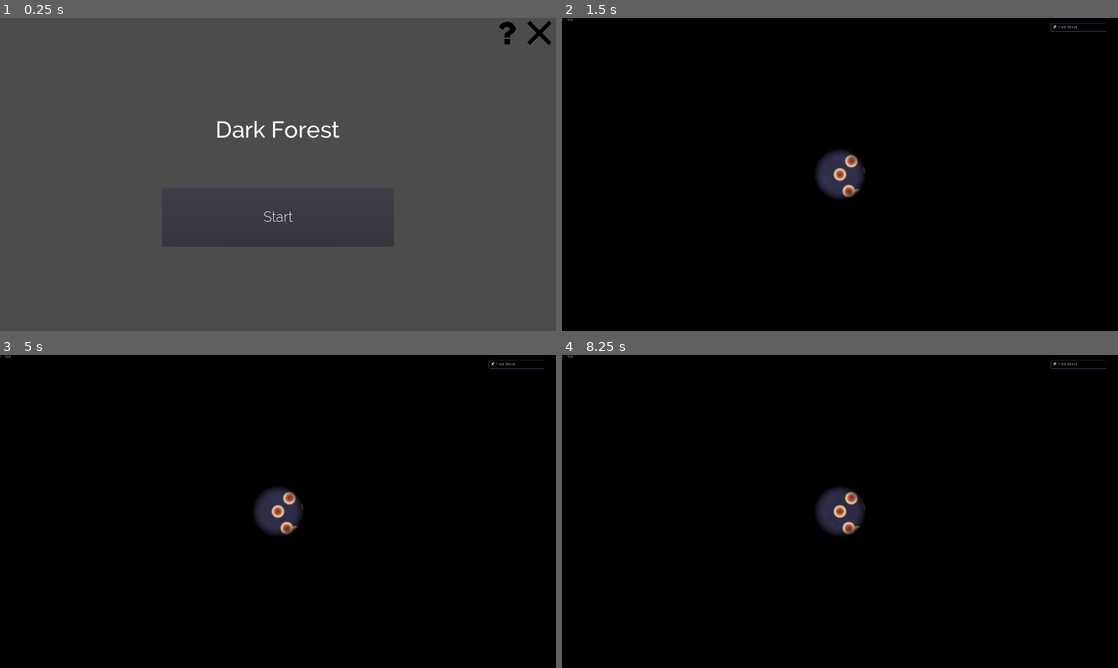
Above: before the commit, frames 1-4 (two rows, left to right).
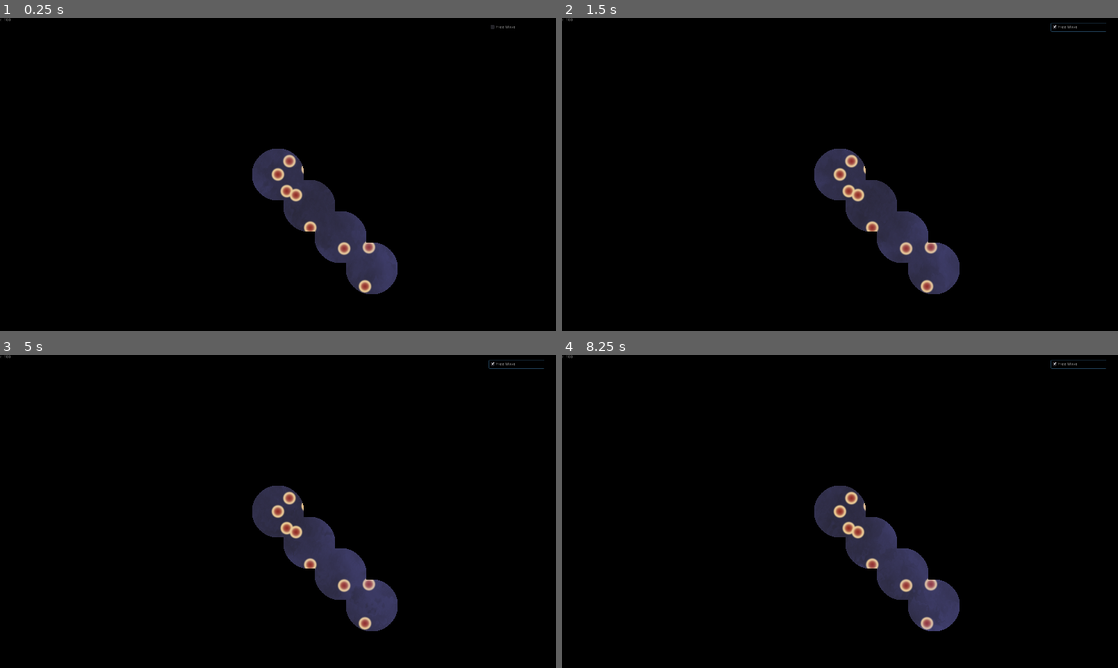
Above: after the commit, the same moments.

Repository: WeLoveGodot/GameOff2019
Game: Godot game, scene res://scene/Game.tscn
Same seed, same stepped clock (60 frames per second), same inputs: the game is played once before the commit and once after it. Before the commit the project starts from res://scene/Menu.tscn.
Inputs (mouse positions are in pixels of both pictures, inside the frame that each line leads up to):
- Up to frame 1 (0.25 s): no input
- Up to frame 2 (1.5 s): click (840, 218) at 0.5 s, where only the run before the commit has a clickable "Start"; click "Free Move" at 1.25 s
- Up to frame 3 (5 s): click "Free Move" at 2 s; click "Free Move" at 2.75 s; tap Enter at 3.5 s; move the mouse to (400, 495) at 3.52 s; click (400, 495) at 3.67 s; tap Space at 4.25 s; move the mouse to (166, 527) at 4.27 s; click (166, 527) at 4.42 s
- Up to frame 4 (8.25 s): tap Enter at 5, 6.5 s; move the mouse to (895, 442) at 5.02 s; click (895, 442) at 5.17 s; tap Space at 5.75, 7.25 s; move the mouse to (812, 574) at 5.77 s; click (812, 574) at 5.92 s; move the mouse to (1006, 558) at 6.52 s; click (1006, 558) at 6.67 s; move the mouse to (673, 464) at 7.27 s; click (673, 464) at 7.42 s; move the mouse to (867, 511) at 8.02 s; click (867, 511) at 8.17 s

The runs differ from the first frame. In frame 1, 97% of the frame differs, in the area x 0-100%, y 0-100%; in frame 2, 3.8%; in frame 3, 3.8%; in frame 4, 3.8%.

Commit message:
feat(game mask): finish mask technology

Diff:
--- /dev/null
+++ b/Holes.gd
@@ -0,0 +1,51 @@
+extends Node2D
+
+# 用texture存洞的信息
+
+const MAX_HOLE = 128
+var holes = []
+var it = ImageTexture.new()
+var image = Image.new()
+var stream = StreamPeerBuffer.new()
+var mat
+var bytes = PoolByteArray([])
+
+var saved = false
+# Called when the node enters the scene tree for the first time.
+func _ready():
+  # test preformance
+  mat = $Rect.get_material()
+  for i in range(4):
+    holes.append({"pos": Vector2(i * 120, i * 120), "r": 100.0})
+  pack_holes()
+
+# Called every frame. 'delta' is the elapsed time since the previous frame.
+func _process(delta):
+  pack_holes()
+
+func pack_float(x: float):
+  stream.clear()
+  stream.put_float(x)
+  stream.seek(0)
+  for i in range(4):
+    bytes.append(stream.get_8())
+
+func pack_holes():
+  # image.lock()
+  # image.fill(Color("#000000"))
+  # image.unlock()
+  bytes = PoolByteArray([])
+  for i in range(holes.size()):
+    var hole = holes[i]
+    pack_float(hole["r"])
+    pack_float(hole["pos"].x)
+    pack_float(hole["pos"].y)
+  while bytes.size() < 3 * 4 * MAX_HOLE:
+    bytes.append(0)
+  image.create_from_data(MAX_HOLE, 1, false, Image.FORMAT_RGBF, bytes)
+  if !saved:
+    image.save_png("res://resource/texture/test.png")
+    saved = true
+  it.create_from_image(image)
+  $Sprite.texture = it
+  mat.set_shader_param("holes_tex", it)
--- a/project.godot
+++ b/project.godot
@@ -16,7 +16,7 @@
 [application]
 
 config/name="New Game Project"
-run/main_scene="res://scene/Menu.tscn"
+run/main_scene="res://scene/Game.tscn"
 config/icon="res://resource/art/icon.png"
 
 [autoload]
--- /dev/null
+++ b/resource/shader/Holes.shader
@@ -0,0 +1,34 @@
+shader_type canvas_item;
+
+uniform vec4 color;
+uniform sampler2D holes_tex;
+uniform float fdr = 0.05;
+uniform uint s;
+
+float get_r(vec4 hole) {
+	return hole.r;
+}
+
+vec2 get_pos(vec4 hole) {
+	return hole.gb;
+}
+
+void fragment() {
+	bool is_in = false;
+	ivec2 size = textureSize(holes_tex, 0); // assert(size.y == 1);
+	//COLOR = vec4(float(size.y) / float(1536), 1.0, 1.0, 1.0);
+
+	for (int i = 0; i < size.x; i++ ) {
+		vec4 hole = texelFetch(holes_tex, ivec2(i, 0), 0);
+		float r = get_r(hole);
+		float r2 = float(r) / float(s);
+		vec2 pos = get_pos(hole);
+		vec2 pos2 = vec2(pos) / float(s) + vec2(0.5, 0.5); // map (0, 0) to (0.5, 0.5)
+
+		if (distance(pos2, UV) < r2) {
+			is_in = true;
+			break;
+		}
+	}
+	COLOR = vec4(color.rgb, is_in ? 0.0 : 1.0);
+}
--- a/scene/Game.tscn
+++ b/scene/Game.tscn
@@ -6,7 +6,8 @@
 [ext_resource path="res://resource/raw_fonts/Raleway/Raleway-Regular.ttf" type="DynamicFontData" id=4]
 [ext_resource path="res://resource/shader/field.material" type="Material" id=5]
 [ext_resource path="res://scene/RangeDrawer.gd" type="Script" id=6]
-[ext_resource path="res://scene/DebugUI.gd" type="Script" id=7]
+[ext_resource path="res://scene/Holes.tscn" type="PackedScene" id=7]
+[ext_resource path="res://scene/DebugUI.gd" type="Script" id=8]
 
 [sub_resource type="DynamicFont" id=1]
 size = 32
@@ -46,6 +47,7 @@
 text = "Game Scene"
 
 [node name="RangeDrawer" type="ColorRect" parent="."]
+visible = false
 material = ExtResource( 5 )
 margin_left = -2048.0
 margin_top = -2048.0
@@ -54,6 +56,8 @@
 color = Color( 0, 0, 0, 1 )
 script = ExtResource( 6 )
 
+[node name="Holes" parent="." instance=ExtResource( 7 )]
+
 [node name="Tween" type="Tween" parent="."]
 
 [node name="DebugUI" type="CanvasLayer" parent="."]
--- /dev/null
+++ b/scene/Holes.tscn
@@ -0,0 +1,26 @@
+[gd_scene load_steps=5 format=2]
+
+[ext_resource path="res://Holes.gd" type="Script" id=1]
+[ext_resource path="res://resource/shader/Holes.shader" type="Shader" id=2]
+[ext_resource path="res://resource/texture/test.png" type="Texture" id=3]
+
+[sub_resource type="ShaderMaterial" id=2]
+shader = ExtResource( 2 )
+shader_param/color = Plane( 0, 0, 0, 0 )
+shader_param/fdr = 0.05
+shader_param/s = 4096
+shader_param/holes_tex = ExtResource( 3 )
+
+[node name="Holes" type="Node2D"]
+script = ExtResource( 1 )
+
+[node name="Rect" type="ColorRect" parent="."]
+material = SubResource( 2 )
+margin_left = -2048.0
+margin_top = -2048.0
+margin_right = 2048.0
+margin_bottom = 2048.0
+
+[node name="Sprite" type="Sprite" parent="."]
+visible = false
+position = Vector2( 960, 540 )
Binary file added: resource/texture/test.png
Not shown, added: resource/texture/test.png.import
Not shown: 2 places in scene/Game.tscn that only renumber resources
